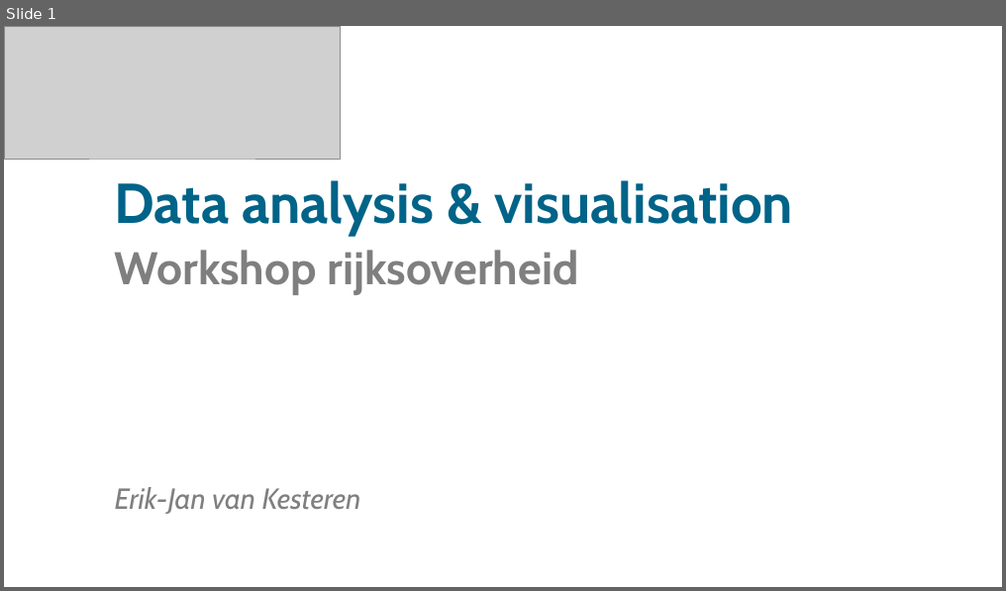
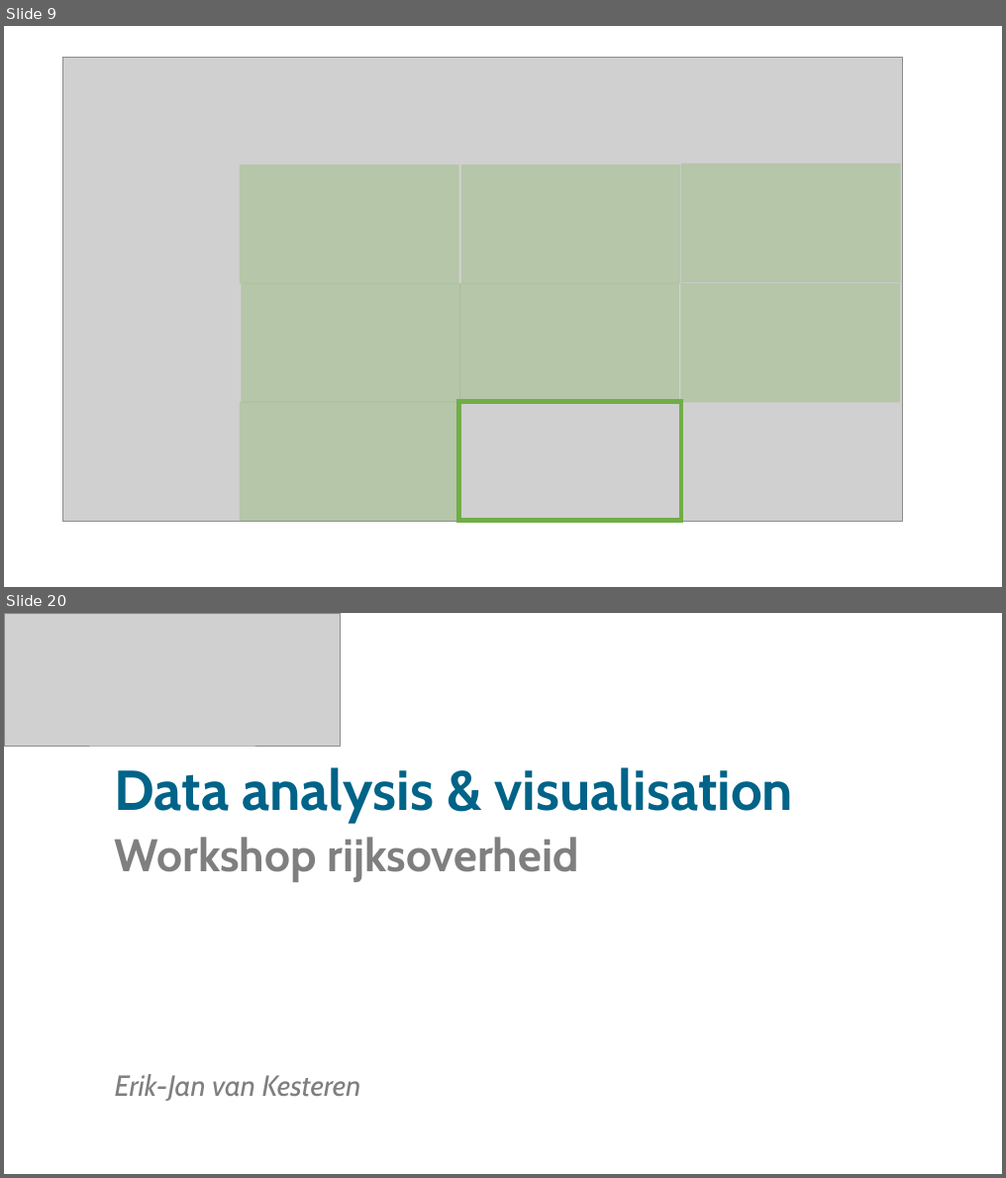
Before and after one commit to sodascience/workshop_causal_impact_assessment, a slide deck: lectures/04_causal_impact/causal_impact.pptx. Shown one above the other, each under a label of ours: slide 1 before the commit, slides 9 and 20 after it; the slides between them are not shown. The pictures are 1006x591 and 1006x1178 pixels, drawn with LibreOffice and Linux fonts; fonts in the diff are those of the drawing; grey boxes stand for pictures. Boxes give left, top, right and bottom in pixels: in the first picture for what was removed or moved away, otherwise in the second. Text is boxed around its words. In the diff, an @@ line names an element or a change of style, - is before the commit and + after.

```diff
--- a/lectures/04_causal_impact/causal_impact.pptx
+++ b/lectures/04_causal_impact/causal_impact.pptx
@@ slide 9 added at <box>4,26,1002,587</box>, background #FFFFFF @@
@@ picture added at <box>62,58,902,522</box> @@
@@ rectangle added at <box>240,165,459,283</box>, fill #70AD47 at 28% opacity @@
@@ rectangle added at <box>461,165,681,283</box>, fill #70AD47 at 28% opacity @@
@@ rectangle added at <box>681,164,901,282</box>, fill #70AD47 at 28% opacity @@
@@ rectangle added at <box>242,283,460,402</box>, fill #70AD47 at 28% opacity @@
@@ rectangle added at <box>460,283,679,402</box>, fill #70AD47 at 28% opacity @@
@@ rectangle added at <box>681,283,900,402</box>, fill #70AD47 at 28% opacity @@
@@ rectangle added at <box>240,402,459,521</box>, fill #70AD47 at 28% opacity @@
@@ rectangle added at <box>459,402,681,521</box>, outline #70AD47 4.5 pt @@
@@ what was slide 1 is now slide 20 @@
```
Also in this commit, not shown: 1 slide changed, 17 other slides added, 1 slide removed, 3 other files.
